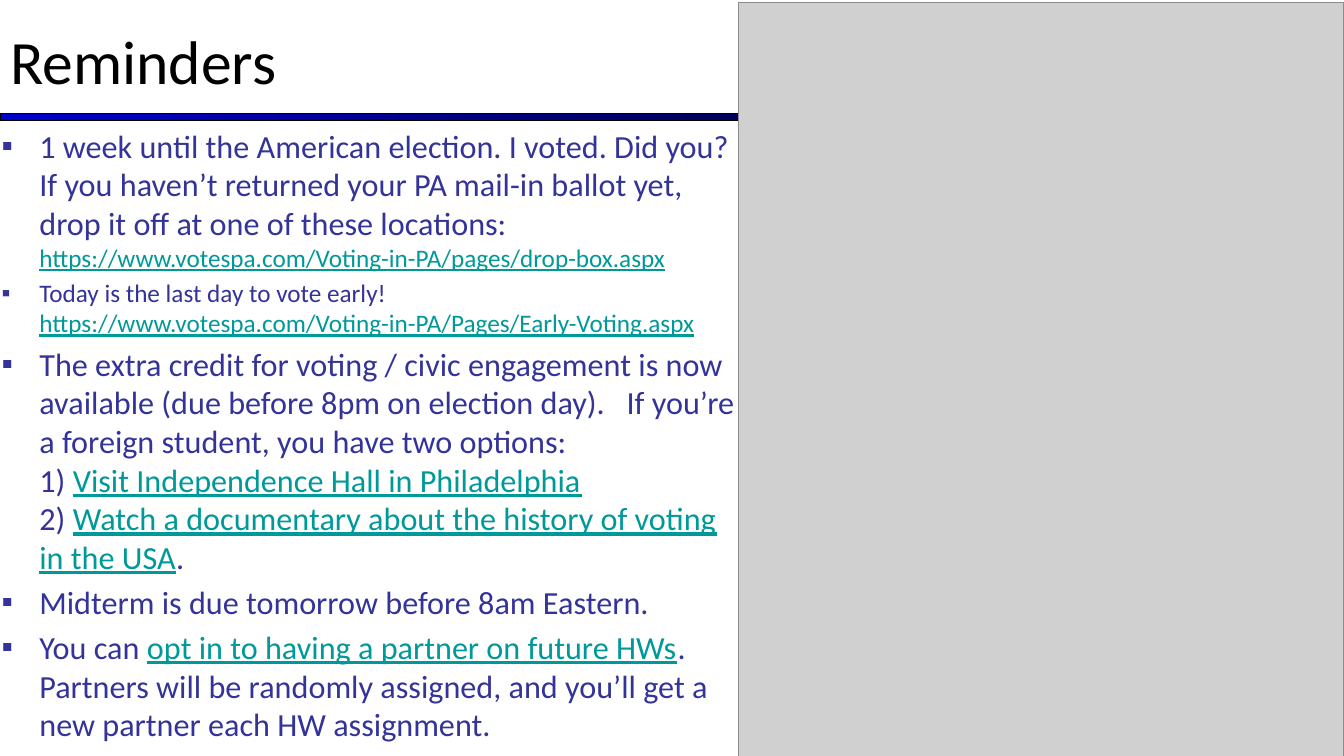
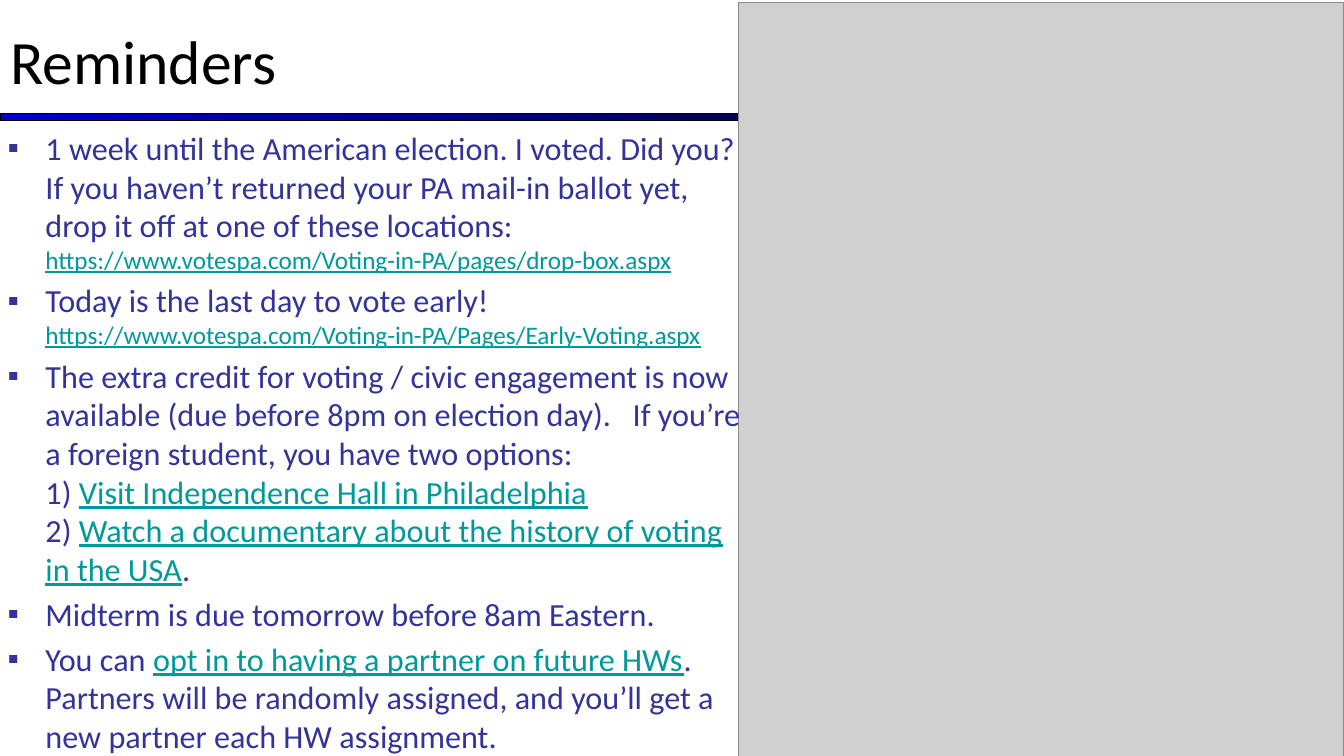
Before and after one commit to artificial-intelligence-class/artificial-intelligence-class.github.io, a slide deck: slide 1 of assets/slides/05-Reinforcement-Learning-part-2.pptx. Drawn at 1344x756 pixels with LibreOffice and Linux fonts; fonts in the diff are those of the drawing; grey boxes stand for pictures. Boxes give left, top, right and bottom in pixels: in the first picture for what was removed or moved away, otherwise in the second. Text is boxed around its words. In the diff, an @@ line names an element or a change of style, - is before the commit and + after.

```diff
--- a/assets/slides/05-Reinforcement-Learning-part-2.pptx
+++ b/assets/slides/05-Reinforcement-Learning-part-2.pptx
@@ text at [45,289,700,349]: size 18 to 23 pt in "Today is the last day to vote ..." @@
```
Also in this commit, not shown: 1 slide added.
